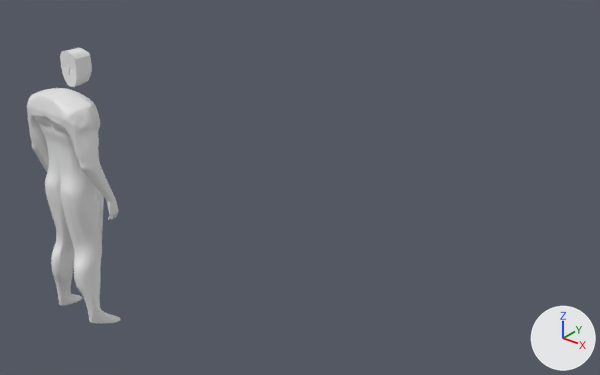
The Blender file BlendFilesForUnity/G_CharacterModel.blend as it was, and as the next commit left it.
Rendered twice from a 50 mm camera at (5.28, -3.64, 5.84) aimed at (1.48, 1.1, 2.9). Arrows for +X, +Y and +Z are at lower right; the lights stay in place.
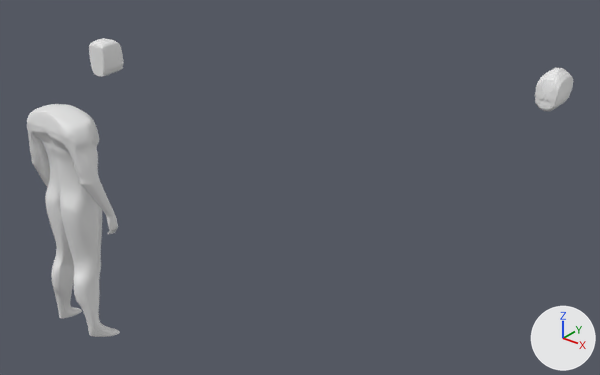
Boxes [x1, y1, x2, y2] around the edits, measured in the pictures (600 x 375 px):
'Cube', moved: before [27, 88, 121, 324]; after [27, 104, 120, 337]
'Cube.001', reshaped, moved (18% wider, 7% taller): before [60, 47, 92, 87]; after [535, 68, 573, 111]
'Cube.002', added: after [89, 38, 124, 77]
part 1 of me_cube, added: after [535, 68, 573, 111]
part 2 of me_cube, deleted: before [60, 47, 92, 87]

Diff of the bpy script that builds the scene:
```diff
--- a/BlendFilesForUnity/G_CharacterModel.blend.py
+++ b/BlendFilesForUnity/G_CharacterModel.blend.py
@@ me_cube @@
 # used by ob_cube_001; location = (0.006, -0.132, 3.845)
-me_cube.from_pydata(...)  # 163 vertices, 155 faces; spans x -0.094..0.0, y 0.201..0.382, z -0.14..0.146
+me_cube.from_pydata(...)  # 377 vertices, 356 faces; spans x -0.094..0.0, y 0.641..0.941, z -0.14..0.182
+# me_cube part 1: 377 vertices added at x -0.094..0.0, y 0.641..0.941, z -0.14..0.182
+# me_cube part 2: 163 vertices removed from x -0.094..0.0, y 0.201..0.382, z -0.14..0.146
@@ me_cube_001 @@
+me_cube_001.from_pydata(...)  # 204 vertices, 186 faces; spans x 0.0..0.103, y 0.491..0.732, z -0.212..0.078
@@ ob_cube_001 @@
 ob_cube_001 = bpy.data.objects.new('Cube.001', me_cube)
-ob_cube_001.location = (0.006, -0.132, 3.845)
+ob_cube_001.location = (3.131, 1.196, 3.845)
 _m = ob_cube_001.modifiers.new('Mirror', 'MIRROR')
@@ ob_cube @@
 ob_cube = bpy.data.objects.new('Cube', me_cube_002)
-ob_cube.location = (0.001, -1.136, 3.913)
+ob_cube.location = (0.001, -1.157, 3.785)
 ob_cube.scale = (1.11, 1.11, 1.11)
@@ ob_cube_002 @@
+ob_cube_002 = bpy.data.objects.new('Cube.002', me_cube_001)
+ob_cube_002.location = (0.001, -0.132, 3.926)
+_m = ob_cube_002.modifiers.new('Mirror', 'MIRROR')
+_m.use_clip = True
+_m = ob_cube_002.modifiers.new('Subsurf', 'SUBSURF')
+_m.levels = 0
```
